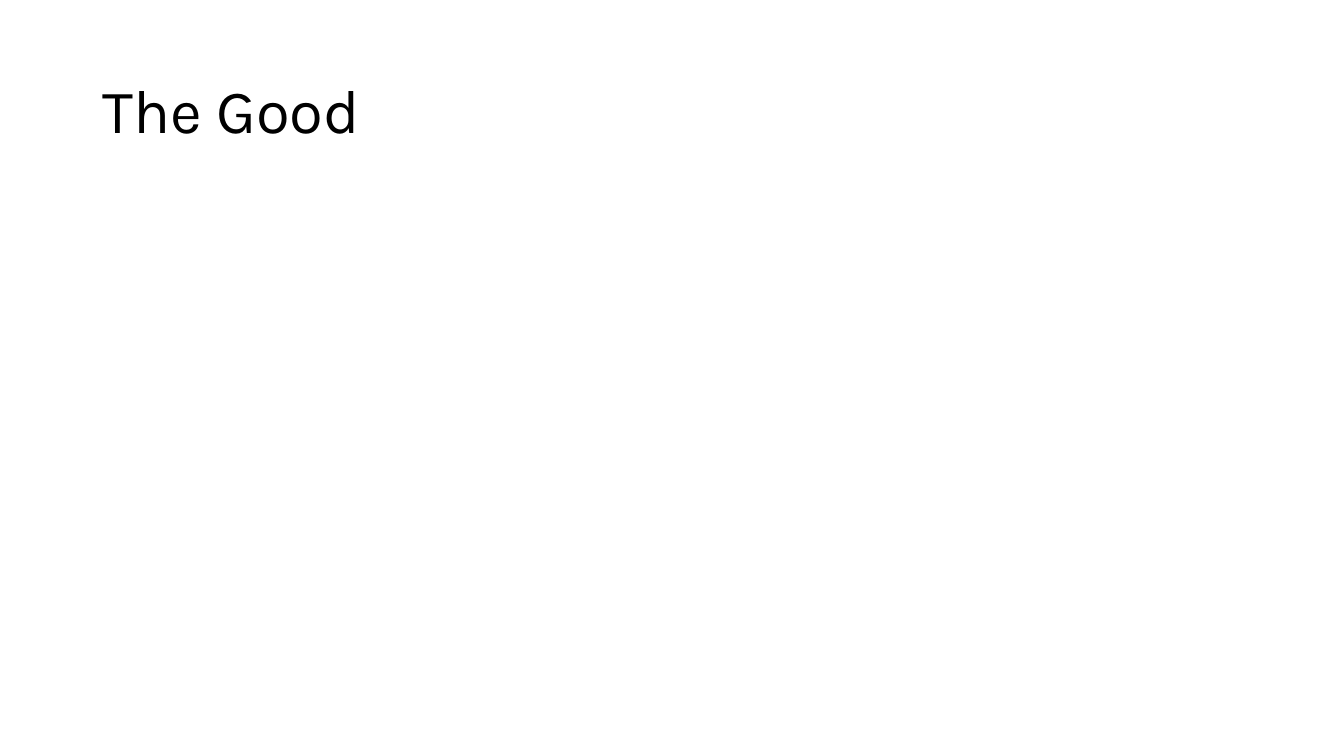
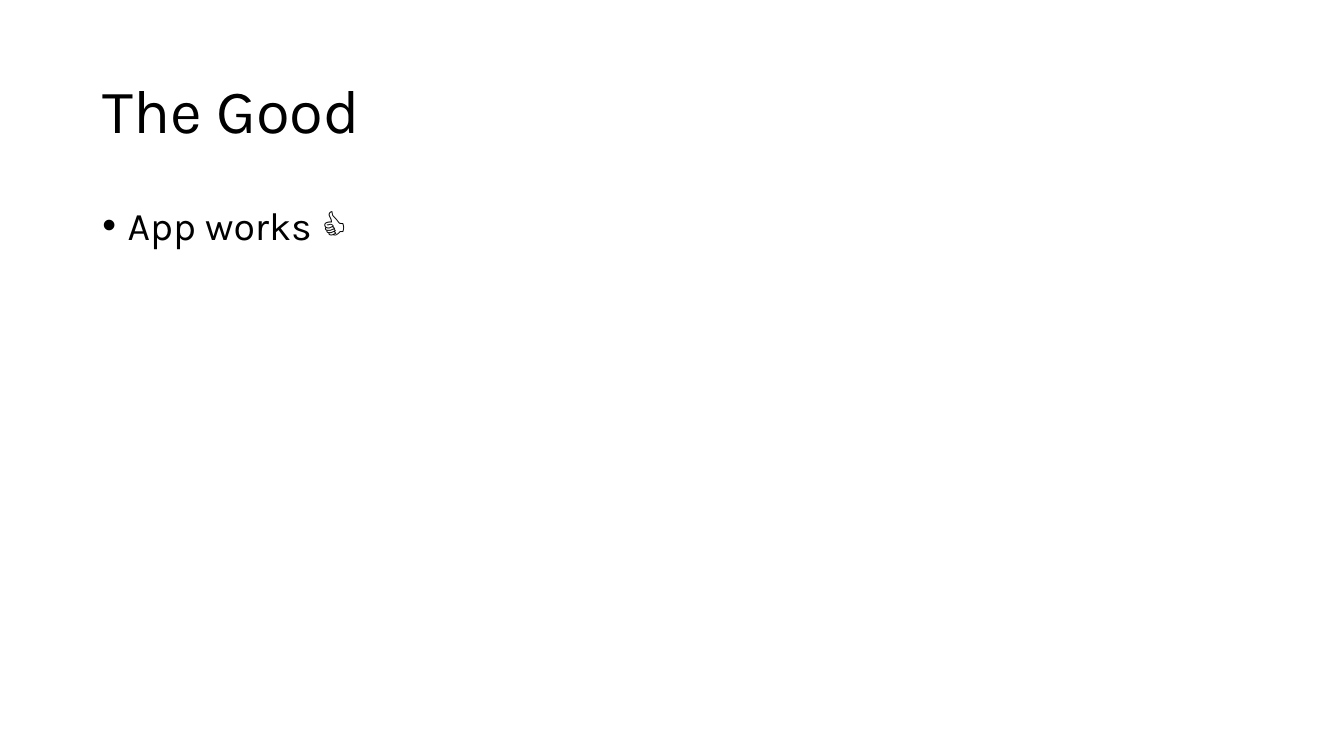
Before and after one commit to DavidSushames/LibraryApp, a slide deck: slide 14 of Presentation Slides.pptx (slide 12 before the commit). Drawn at 1344x756 pixels with LibreOffice and Linux fonts; fonts in the diff are those of the drawing. Boxes give left, top, right and bottom in pixels: in the first picture for what was removed or moved away, otherwise in the second. Text is boxed around its words. In the diff, an @@ line names an element or a change of style, - is before the commit and + after.

```diff
--- a/Presentation Slides.pptx
+++ b/Presentation Slides.pptx
@@ text added at (x1=128, y1=213, x2=312, y2=250), 28 pt, text #000000 @@
+• App works 👍
```
Also in this commit, not shown: 2 other slides changed, 4 slides added, 2 slides removed, 53 other files.
